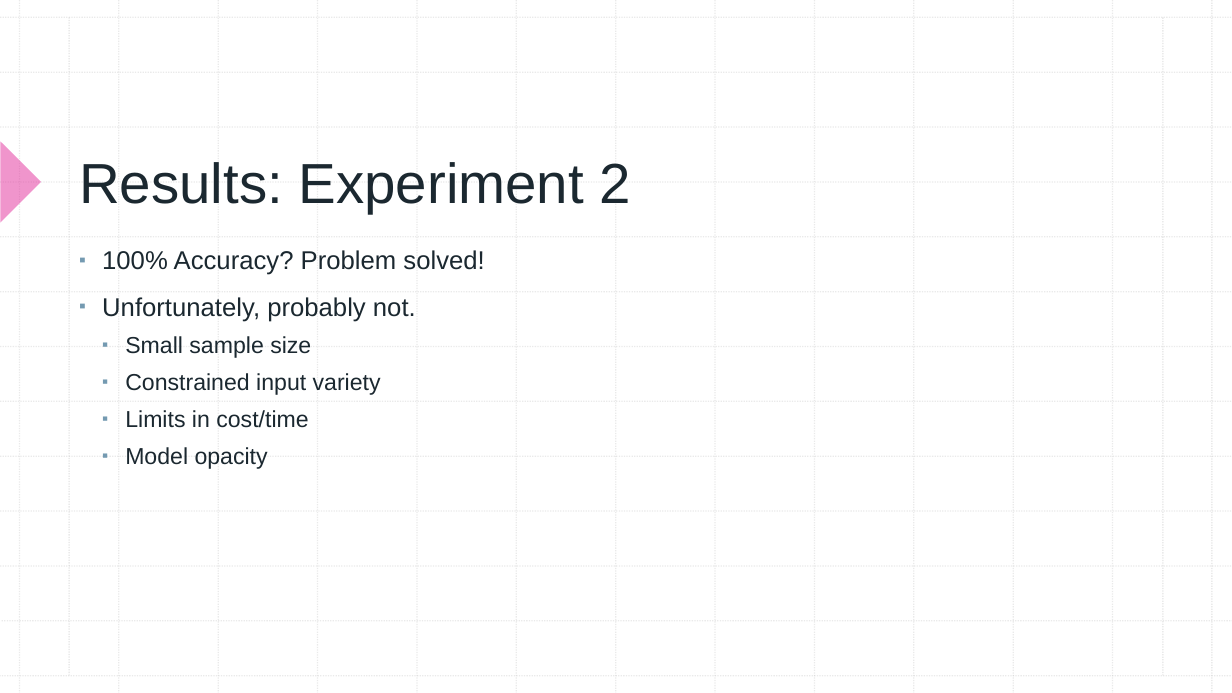
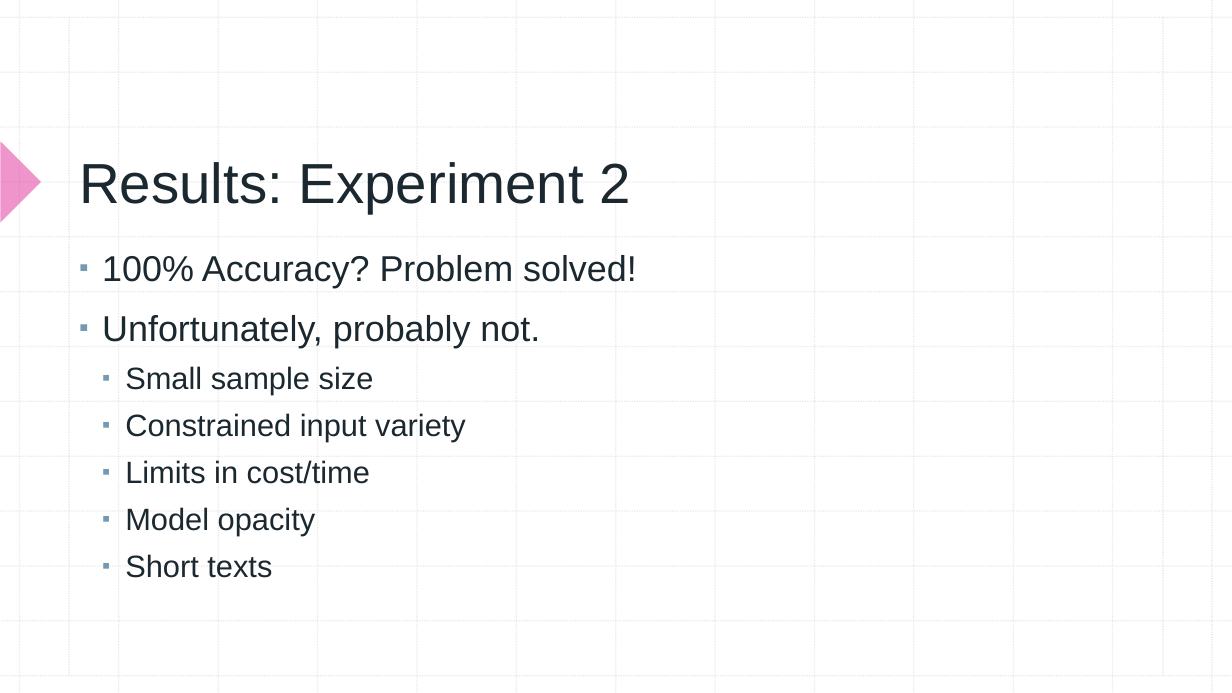
Before and after one commit to aaronomics/grad, a slide deck: slide 15 of AWEISS EMU GRC Presentation.pptx (slide 14 before the commit). Drawn at 1232x693 pixels with LibreOffice and Linux fonts; fonts in the diff are those of the drawing. Boxes give left, top, right and bottom in pixels: in the first picture for what was removed or moved away, otherwise in the second. Text is boxed around its words. In the diff, an @@ line names an element or a change of style, - is before the commit and + after.

```diff
--- a/AWEISS EMU GRC Presentation.pptx
+++ b/AWEISS EMU GRC Presentation.pptx
@@ text at <box>102,255,637,536</box>: size 20 to 28 pt in "100% Accuracy? Problem solved!", "Unfortunately, probably not."; size 18 to 24 pt in "Small sample size", "Constrained input variety", "Limits in cost/time", "Model opacity" @@
@@ text at <box>125,554,272,578</box>: paragraph added @@
+  ▪ Short texts
```
Also in this commit, not shown: 6 other slides changed, 5 slides added, 2 slides removed, 5 other files.
